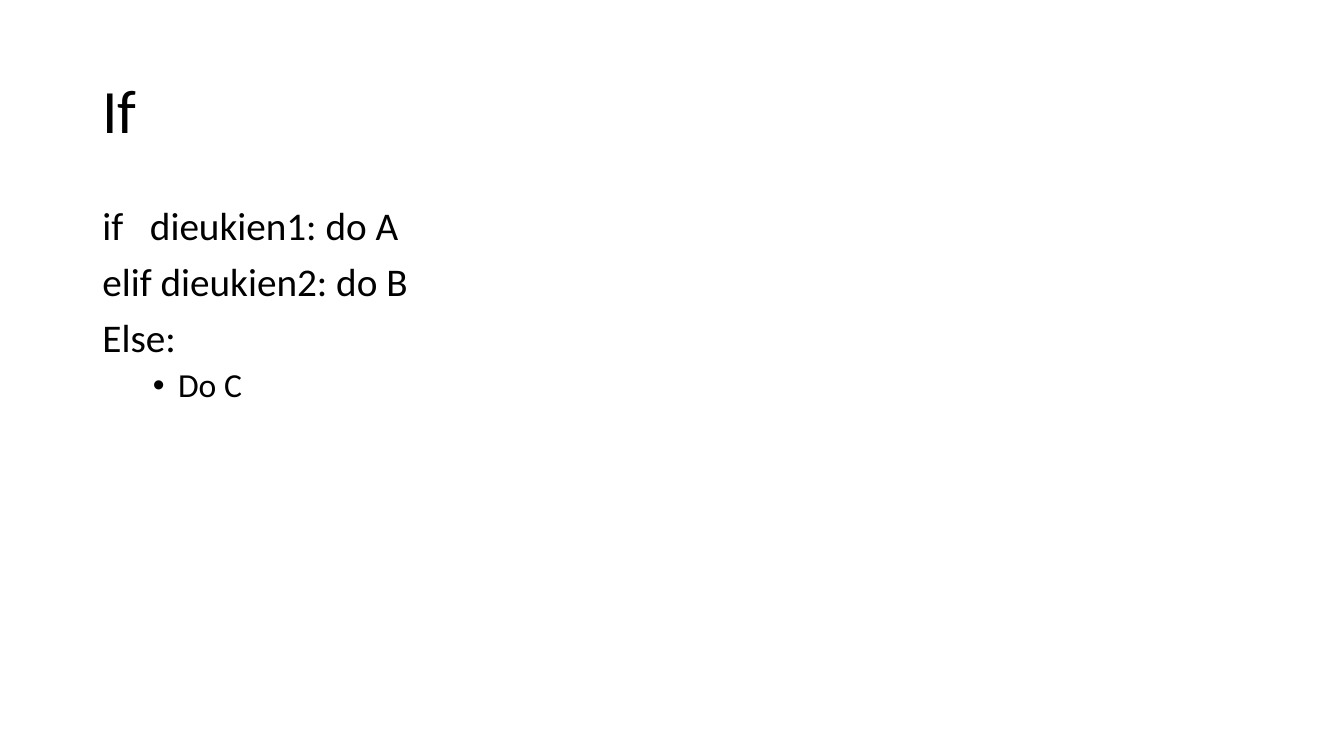
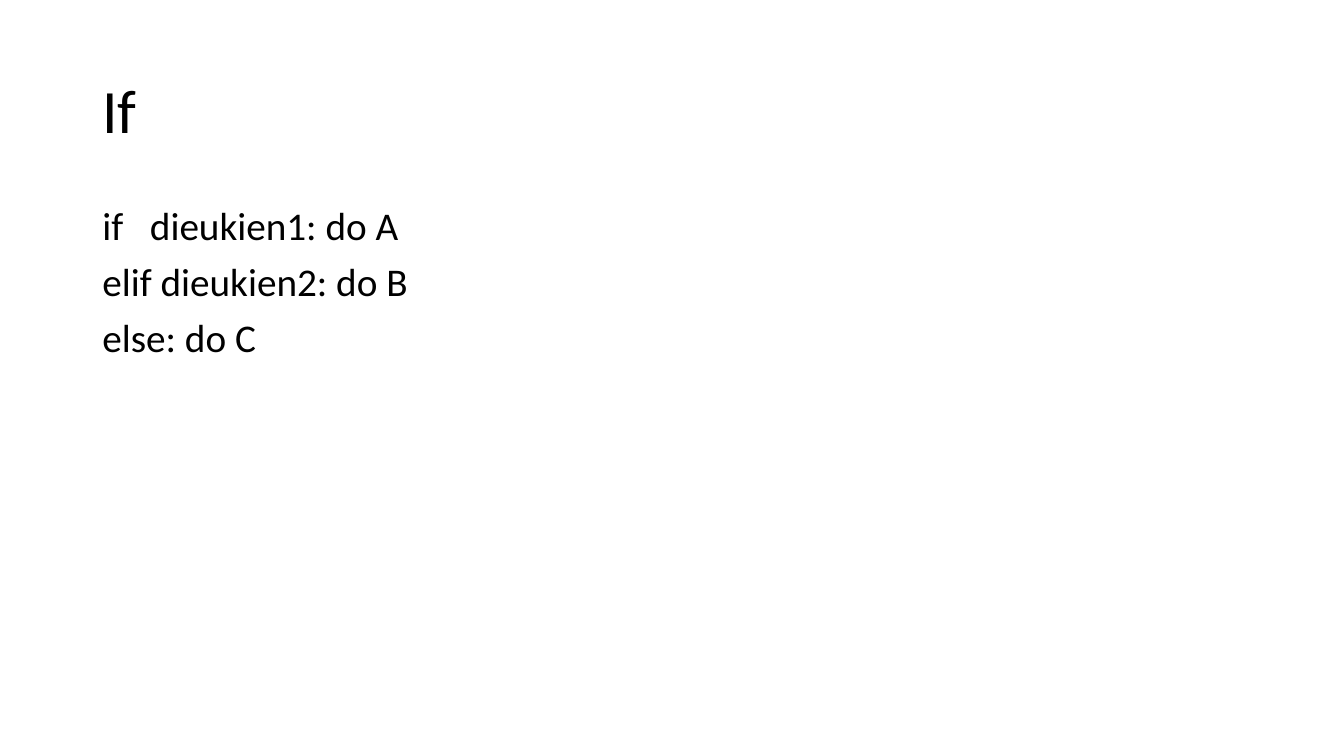
Before and after one commit to levinhhoang16/PyOpenCVCourse, a slide deck: slide 42 of Lecture/[01]PythonCoban.pptx. Drawn at 1344x756 pixels with LibreOffice and Linux fonts; fonts in the diff are those of the drawing. Boxes give left, top, right and bottom in pixels: in the first picture for what was removed or moved away, otherwise in the second. Text is boxed around its words. In the diff, an @@ line names an element or a change of style, - is before the commit and + after.

```diff
--- a/Lecture/[01]PythonCoban.pptx
+++ b/Lecture/[01]PythonCoban.pptx
@@ text at <box>102,324,256,353</box>: text changed @@
-Else:
-  • Do C
+else: do C
```
Also in this commit, not shown: 2 other slides changed, 19 other files.
